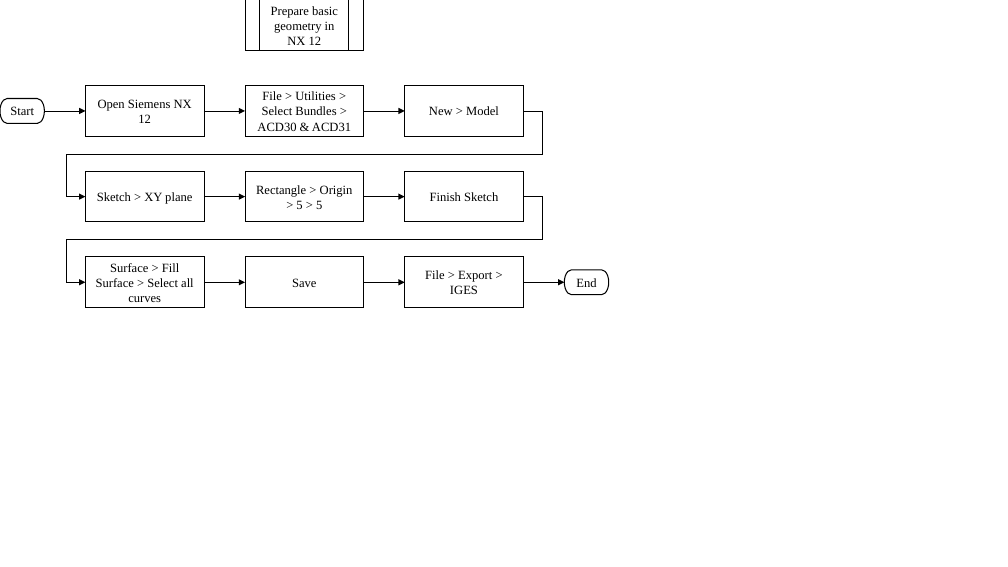
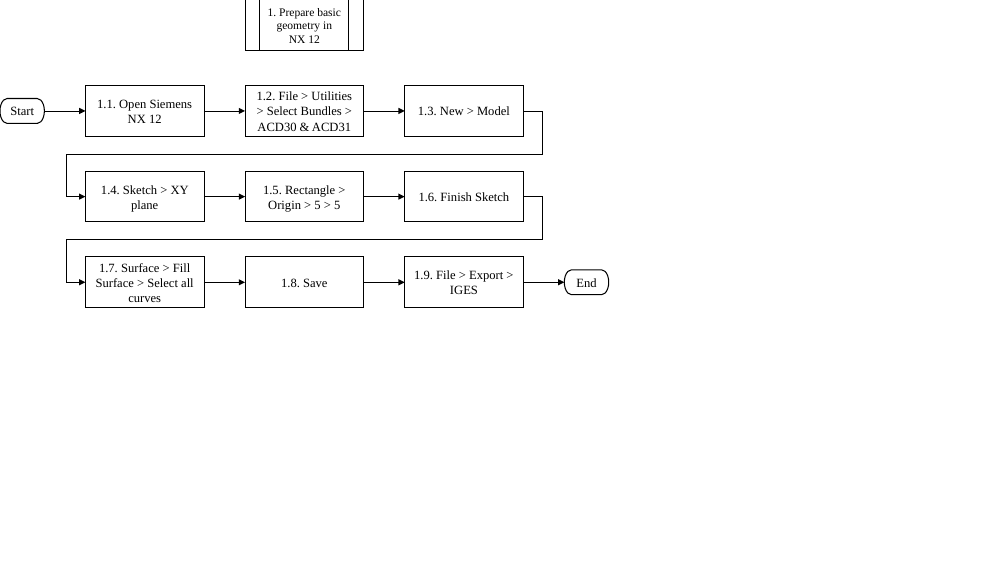
Before and after one commit to NaudeConradie/Masters-Project, a slide deck: slide 2 of Flowcharts/Flowcharts Q1.pptx. Drawn at 1008x567 pixels with LibreOffice and Linux fonts; fonts in the diff are those of the drawing. Boxes give left, top, right and bottom in pixels: in the first picture for what was removed or moved away, otherwise in the second. Text is boxed around its words. In the diff, an @@ line names an element or a change of style, - is before the commit and + after.

```diff
--- a/Flowcharts/Flowcharts Q1.pptx
+++ b/Flowcharts/Flowcharts Q1.pptx
@@ text in flow chart predefined process at (268, 8, 341, 43): text changed; size 12 to 11 pt @@
-Prepare basic geometry in NX 12
+1. Prepare basic geometry in NX 12
@@ text in rectangle at (97, 99, 193, 123): text changed @@
-Open Siemens NX 12
+1.1. Open Siemens NX 12
@@ text in rectangle at (257, 91, 352, 131): text changed @@
-File > Utilities > Select Bundles > ACD30 & ACD31
+1.2. File > Utilities > Select Bundles > ACD30 & ACD31
@@ text in rectangle at (418, 106, 510, 115): text changed @@
-New > Model
+1.3. New > Model
@@ text in rectangle at (101, 185, 189, 212): text changed @@
-Sketch > XY plane
+1.4. Sketch > XY plane
@@ text in rectangle at (263, 185, 340, 212): text changed @@
-Rectangle > Origin > 5 > 5
+1.5. Rectangle > Origin > 5 > 5
@@ text in rectangle at (419, 192, 509, 201): text changed @@
-Finish Sketch
+1.6. Finish Sketch
@@ text in rectangle at (96, 263, 194, 302): text changed @@
-Surface > Fill Surface > Select all curves
+1.7. Surface > Fill Surface > Select all curves
@@ text in rectangle at (281, 278, 327, 287): text changed @@
-Save
+1.8. Save
@@ text in rectangle at (414, 270, 503, 294): text changed @@
-File > Export > IGES
+1.9. File > Export > IGES
```
Also in this commit, not shown: 2 other slides changed, 22 other files.
